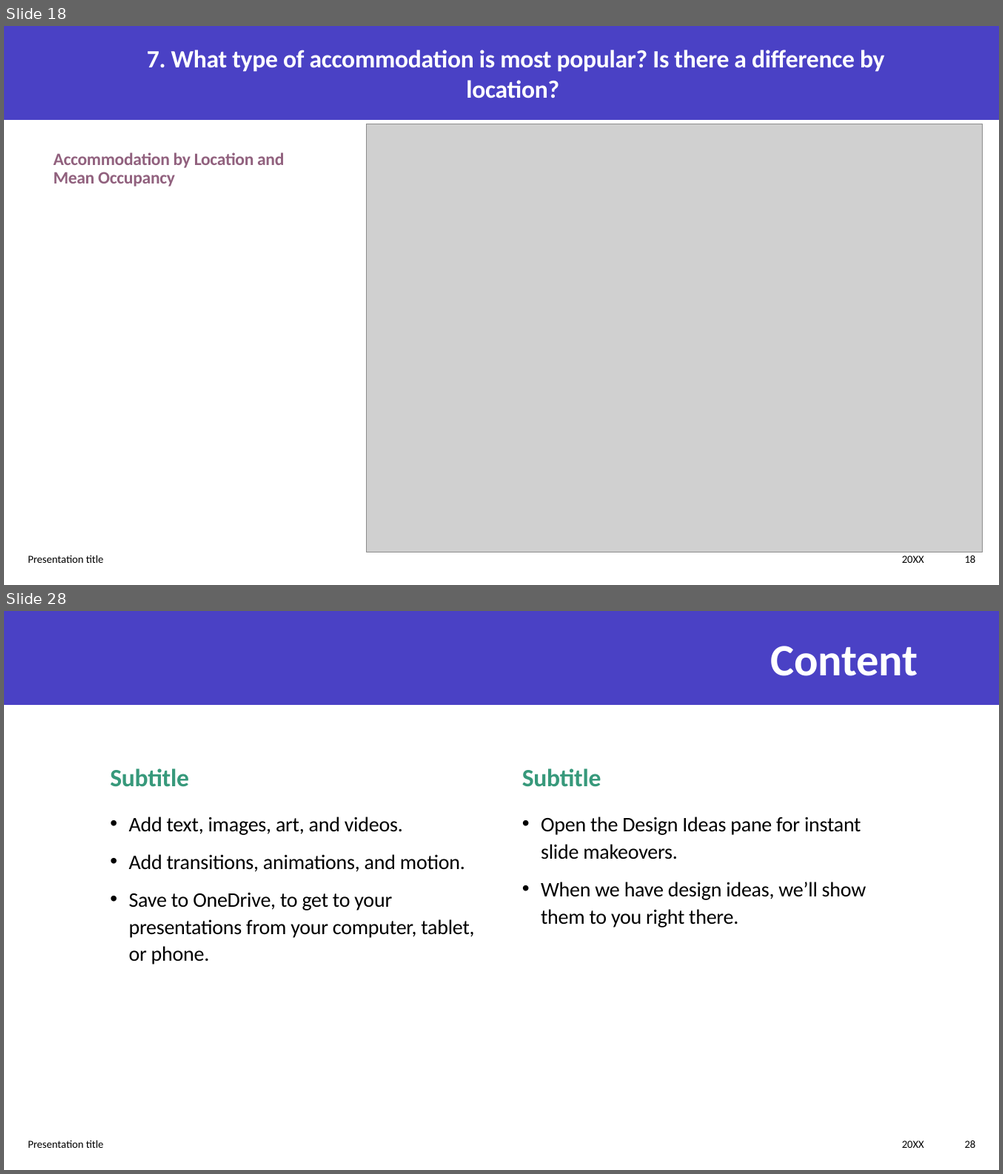
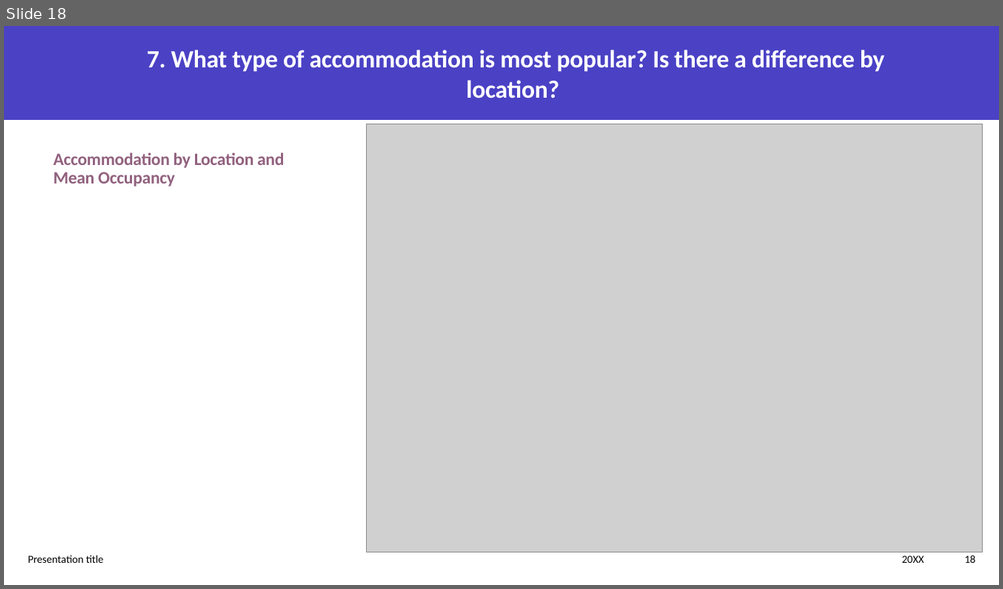
Before and after one commit to neilplenderleith/final_project_visit_scotland, a slide deck: Presentation/final_project_presentation.pptx. Shown one above the other, each under a label of ours: slides 18 and 28 before the commit, slide 18 after it; the slides between them are not shown. The pictures are 1003x1174 and 1003x589 pixels, drawn with LibreOffice and Linux fonts; fonts in the diff are those of the drawing; grey boxes stand for pictures. Boxes give left, top, right and bottom in pixels: in the first picture for what was removed or moved away, otherwise in the second. Text is boxed around its words. In the diff, an @@ line names an element or a change of style, - is before the commit and + after.

```diff
--- a/Presentation/final_project_presentation.pptx
+++ b/Presentation/final_project_presentation.pptx
@@ slide 28 removed at box(4, 611, 999, 1170), background #FFFFFF; not listed: 1 template element that a slide beside it also shows @@
@@ title removed at box(771, 646, 917, 676) @@
-Content
@@ text removed at box(110, 769, 189, 787) @@
-Subtitle
@@ text removed at box(522, 769, 601, 787) @@
-Subtitle
@@ text removed at box(129, 817, 474, 965) @@
-• Add text, images, art, and videos.
-• Add transitions, animations, and motion.
-• Save to OneDrive, to get to your presentations from your computer, tablet, or phone.
@@ text removed at box(540, 817, 866, 928) @@
-• Open the Design Ideas pane for instant slide makeovers.
-• When we have design ideas, we’ll show them to you right there.
@@ text removed at box(28, 1140, 104, 1148) @@
-Presentation title
@@ text removed at box(902, 1141, 924, 1148) @@
-20XX
@@ page number removed at box(965, 1141, 976, 1148) @@
-28
```
Also in this commit, not shown: 4 slides changed, 1 slide added, 9 other slides removed, 2 other files.
